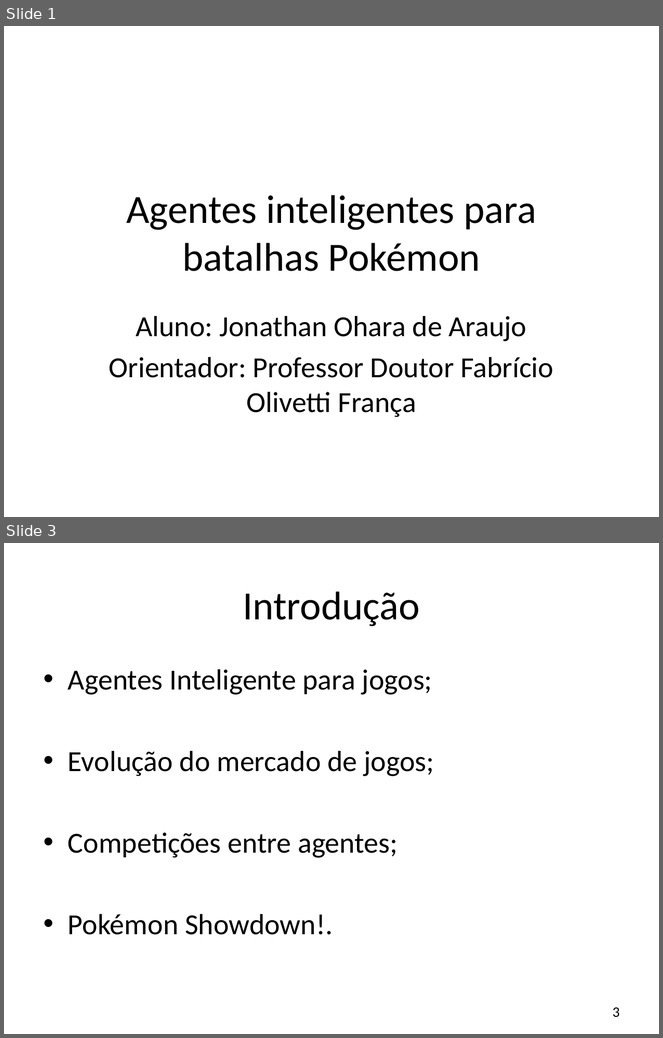
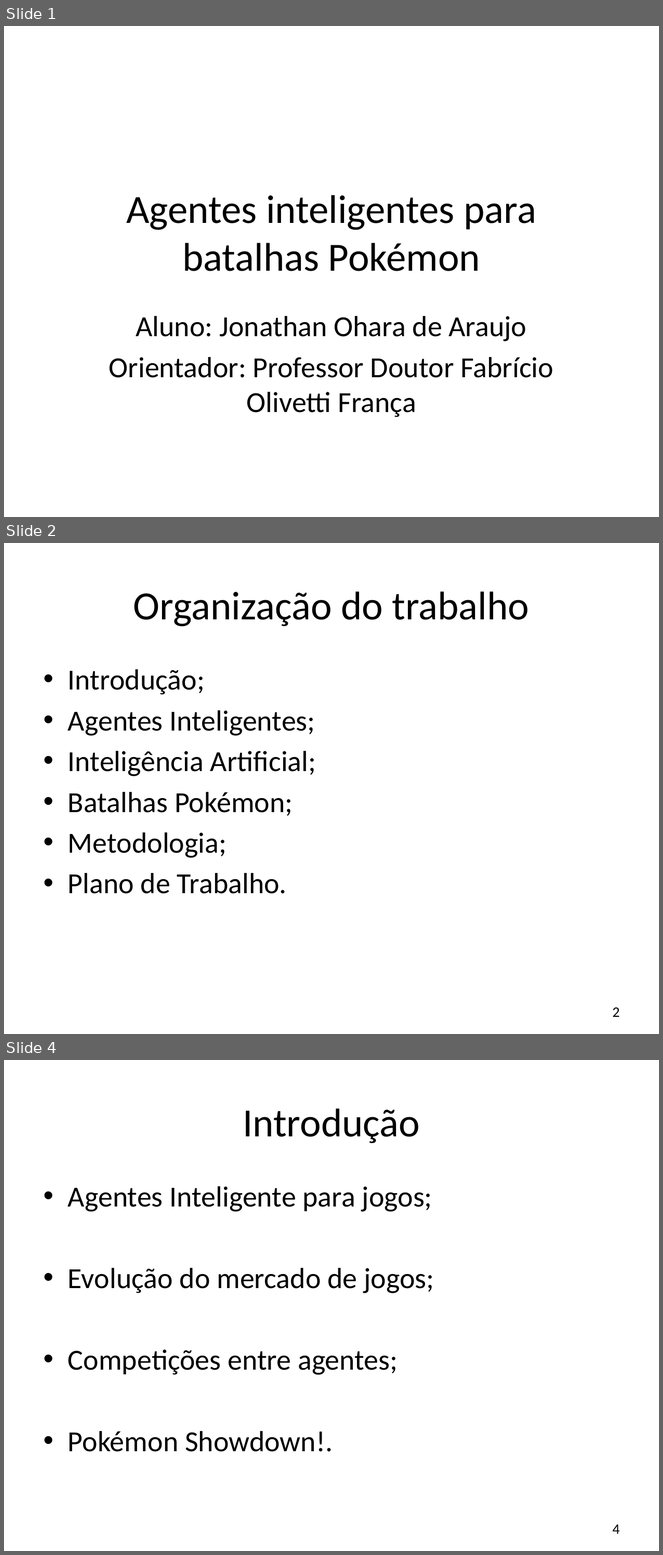
Before and after one commit to JonathanOhara/dissertacao, a slide deck: Apresentação Qualificação.pptx. Shown one above the other, each under a label of ours: slides 1 and 3 before the commit, slides 1, 2 and 4 after it; the slides between them are not shown. The pictures are 663x1038 and 663x1555 pixels, drawn with LibreOffice and Linux fonts; fonts in the diff are those of the drawing; background and template pictures are left out. Boxes give left, top, right and bottom in pixels: in the first picture for what was removed or moved away, otherwise in the second. Text is boxed around its words. In the diff, an @@ line names an element or a change of style, - is before the commit and + after.

```diff
--- a/Apresentação Qualificação.pptx
+++ b/Apresentação Qualificação.pptx
@@ slide 2 added at (4,543,659,1034), background #FFFFFF @@
@@ title added at (133,591,529,627), 44 pt, text #000000 @@
+Organização do trabalho
@@ text added at (68,669,317,894), 32 pt, text #000000 @@
+• Introdução;
+• Agentes Inteligentes;
+• Inteligência Artificial;
+• Batalhas Pokémon;
+• Metodologia;
+• Plano de Trabalho.
@@ page number added at (612,1008,620,1017), 16 pt, text #000000 @@
+2
@@ what was slide 3 is now slide 4 @@
@@ page number at (612,1525,620,1534): text changed @@
-3
+4
```
Also in this commit, not shown: 1 slide changed, 2 slides removed.
